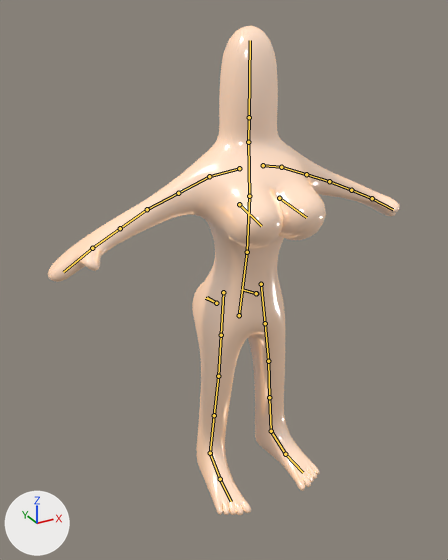
The Blender file source/babe.blend, before and after one commit.
Both versions are drawn from a camera (50 mm lens) standing at (-1.28, -2.13, 2.07) and looking at (-0.13, -0.03, 1.02). Every picture has the same lights, and +X, +Y and +Z are marked at lower left. The picture after the commit comes second. The bones that change, and the others that lie on the model, are drawn over the model as lines.

Names of what the first picture shows: 'babe'.
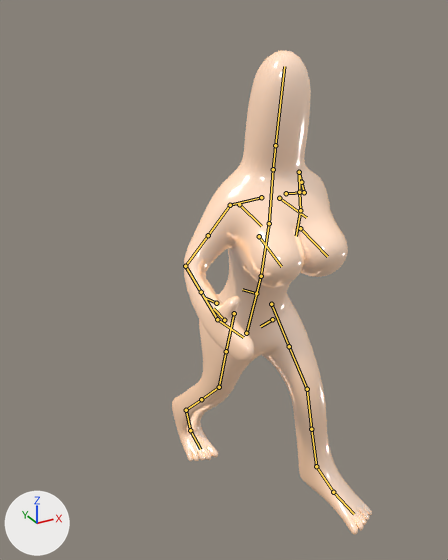
The newer file adds an action. The first version stands in its rest pose; the second is drawn at frame 1 of the action 'Effort'.

The edits, one by one:
Bone 'TORSO-Spine' (bone_torso_spine) moves from (0.0, 0.0, 0.0) to (-0.004, -0.059, 0.101).
Bone 'TORSO-Spine' (bone_torso_spine) turns from (0, 0, 0) to (8, 0, 0) degrees about its own x, y and z.
Bone 'IK-Foot.L' (bone_ik_foot_l) moves from (0.0, 0.0, 0.0) to (0.038, -0.333, 0.006).
Bone 'IK-Foot.R' (bone_ik_foot_r) moves from (0.0, 0.0, 0.0) to (0.046, 0.398, -0.008).
Bone 'ROLL-M-Foot.R' (bone_roll_m_foot_r) turns from (0, 0, 0) to (87, 10, 1) degrees about its own x, y and z.
Bone 'IK-Hand.L' (bone_ik_hand_l) moves from (0.0, 0.0, 0.0) to (0.196, -0.226, -0.152).
Bone 'IK-Hand.L' (bone_ik_hand_l) turns from (0, 0, 0) to (-13, -6, -61) degrees about its own x, y and z.
Bone 'POLE-Arm.L' (bone_pole_arm_l) moves from (0.0, 0.0, 0.0) to (-0.031, 0.001, -0.091).
Bone 'IK-Hand.R' (bone_ik_hand_r) moves from (0.0, 0.0, 0.0) to (-0.308, -0.127, 0.424).
Bone 'IK-Hand.R' (bone_ik_hand_r) turns from (0, 0, 0) to (83, -5, 51) degrees about its own x, y and z.

Pixel boxes (x1, y1, x2, y2) of what changed, in the pictures (448 x 560 px):
'babe', posed (43% narrower)
    before: (48, 26, 400, 515)
    after: (172, 50, 372, 535)
